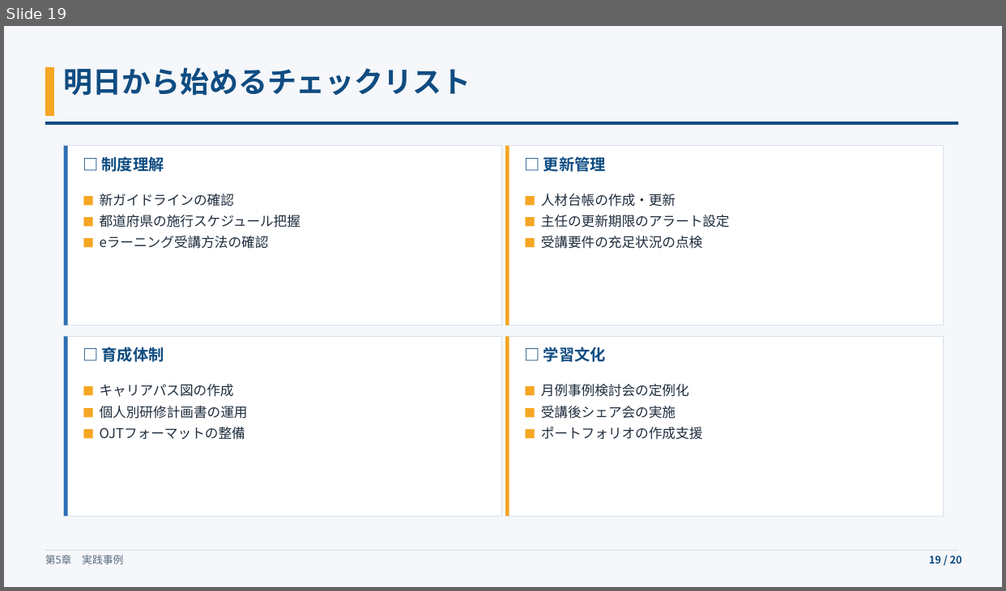
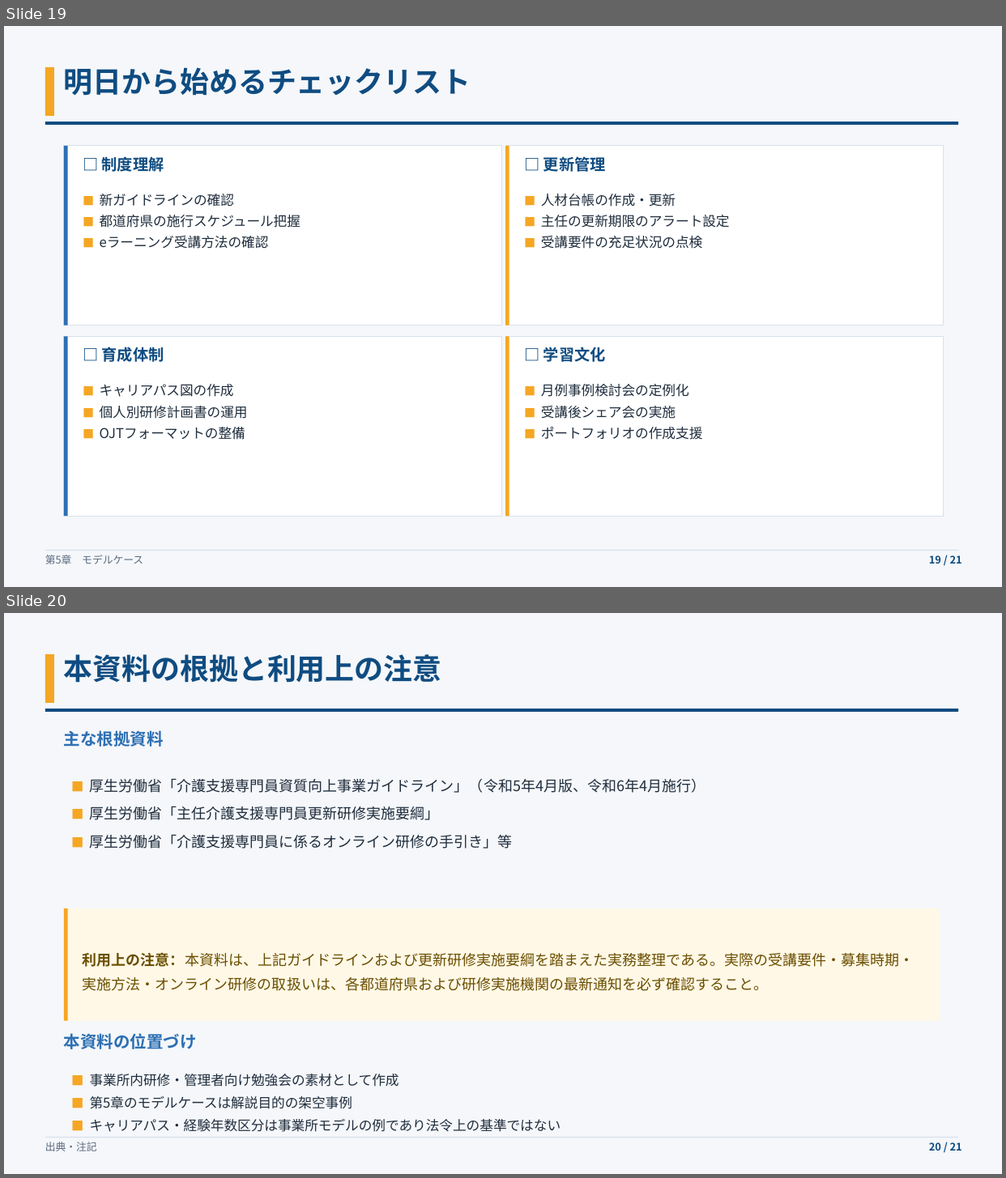
Before and after one commit to tohmichi18-stack/kaigo-ga-app, a slide deck: slides/法定研修制度改正への対応と主任ケアマネ更新研修の戦略.pptx. Shown one above the other, each under a label of ours: slide 19 before the commit, slides 19 and 20 after it. The pictures are 1006x591 and 1006x1178 pixels, drawn with LibreOffice and Linux fonts; fonts in the diff are those of the drawing. Boxes give left, top, right and bottom in pixels: in the first picture for what was removed or moved away, otherwise in the second. Text is boxed around its words. In the diff, an @@ line names an element or a change of style, - is before the commit and + after.

```diff
--- a/slides/法定研修制度改正への対応と主任ケアマネ更新研修の戦略.pptx
+++ b/slides/法定研修制度改正への対応と主任ケアマネ更新研修の戦略.pptx
@@ slide 20 added at box(4, 613, 1002, 1174), background #FFFFFF @@
@@ rectangle added at box(4, 613, 1002, 1174), fill #F5F7FA @@
@@ rectangle added at box(45, 654, 54, 703), fill #F5A623 @@
@@ text added at box(64, 654, 442, 683), 28 pt, text #0F4C81, bold @@
+本資料の根拠と利用上の注意
@@ rectangle added at box(45, 709, 958, 712), fill #0F4C81 @@
@@ text added at box(64, 730, 164, 747), 16 pt, text #2D6FB3, bold @@
+主な根拠資料
@@ text added at box(90, 778, 706, 849), 14 pt, text #1F2D3D @@
+■ 厚生労働省「介護支援専門員資質向上事業ガイドライン」（令和5年4月版、令和6年4月施行）
+■ 厚生労働省「主任介護支援専門員更新研修実施要綱」
+■ 厚生労働省「介護支援専門員に係るオンライン研修の手引き」等
@@ rectangle added at box(64, 909, 940, 1021), fill #FFF8E6 @@
@@ rectangle added at box(64, 909, 68, 1021), fill #F5A623 @@
@@ text added at box(83, 952, 914, 991), 14 pt, text #6B4E00 @@
+利用上の注意：本資料は、上記ガイドラインおよび更新研修実施要綱を踏まえた実務整理である。実際の受講要件・募集時期・実施方法・オンライン研修の取扱いは、各都道府県および研修実施機関の最新通知を必ず確認すること。
@@ text added at box(64, 1033, 197, 1050), 16 pt, text #2D6FB3, bold @@
+本資料の位置づけ
@@ text added at box(90, 1074, 561, 1132), 13 pt, text #1F2D3D @@
+■ 事業所内研修・管理者向け勉強会の素材として作成
+■ 第5章のモデルケースは解説目的の架空事例
+■ キャリアパス・経験年数区分は事業所モデルの例であり法令上の基準ではない
@@ text added at box(45, 1142, 97, 1152), 10 pt, text #5A6B80 @@
+出典・注記
@@ rectangle added at box(45, 1137, 958, 1138), fill #D9E1EC @@
@@ text added at box(929, 1143, 962, 1151), 10 pt, text #0F4C81, bold @@
+20 / 21
@@ slide 19 changed as well @@
@@ text at box(45, 555, 143, 565): text changed @@
-第5章 実践事例
+第5章 モデルケース
@@ text at box(929, 556, 962, 564): text changed @@
-19 / 20
+19 / 21
```
Also in this commit, not shown: 18 other slides changed, 2 other files.
